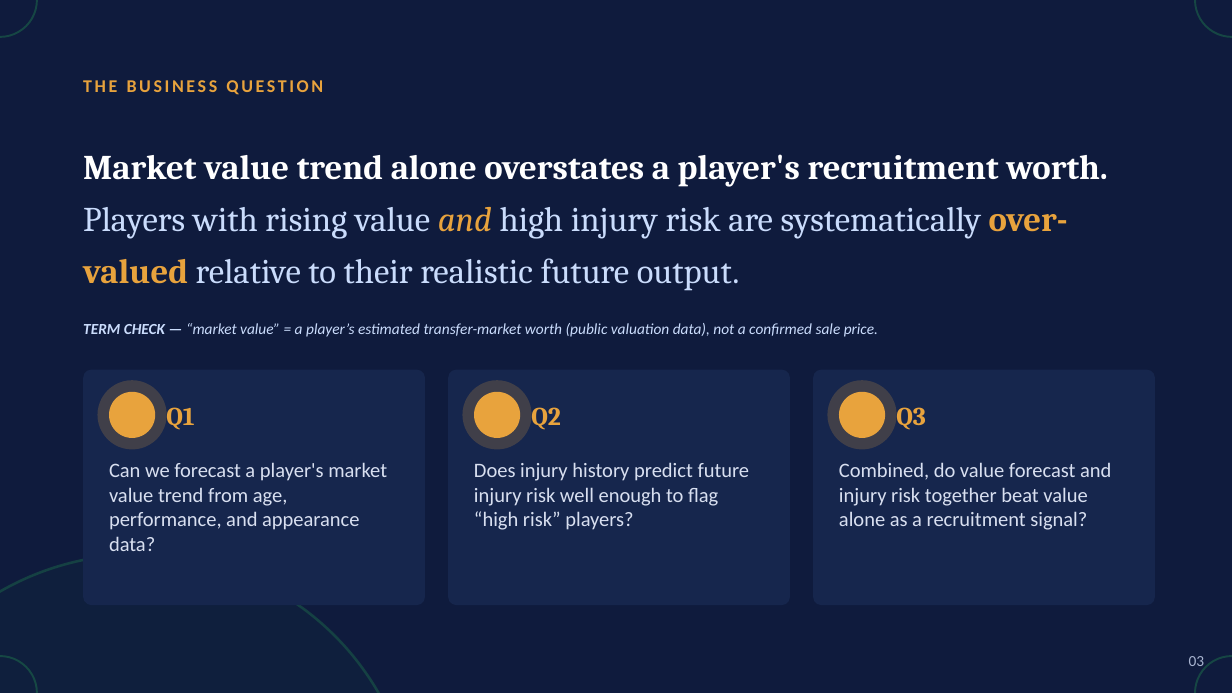
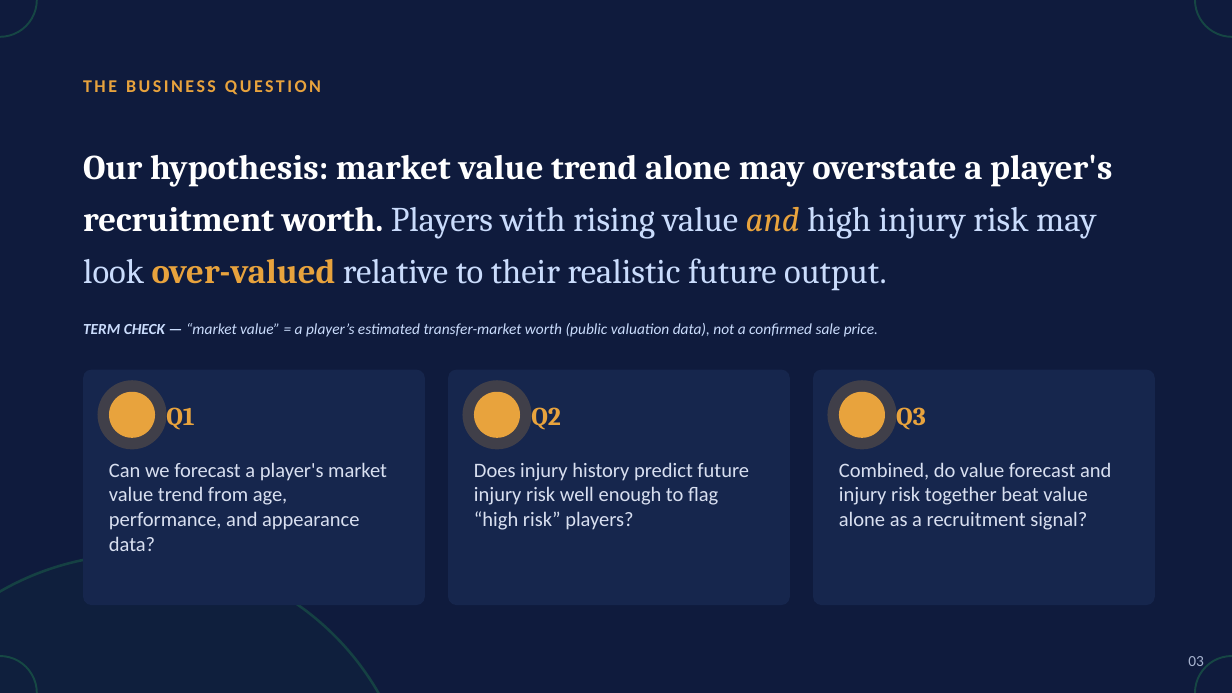
Before and after one commit to Simba90m/capstone_project_worth_the_investment_PL, a slide deck: slide 3 of Worth_the_Investment_Capstone_Skeleton_Final.pptx. Drawn at 1232x693 pixels with LibreOffice and Linux fonts; fonts in the diff are those of the drawing; background and template pictures are left out. Boxes give left, top, right and bottom in pixels: in the first picture for what was removed or moved away, otherwise in the second. Text is boxed around its words. In the diff, an @@ line names an element or a change of style, - is before the commit and + after.

```diff
--- a/Worth_the_Investment_Capstone_Skeleton_Final.pptx
+++ b/Worth_the_Investment_Capstone_Skeleton_Final.pptx
@@ text "THE BUSINESS QUESTION" at [83, 80, 321, 95]: letter spacing 2 to 1.9 pt @@
@@ text at [83, 154, 1112, 291]: text changed; bold on @@
-Market value trend alone overstates a player's recruitment worth. Players with rising value and high injury risk are systematically over-valued relative to their realistic future output.
+Our hypothesis: market value trend alone may overstate a player's recruitment worth. Players with rising value and high injury risk may look over-valued relative to their realistic future output.
```
Also in this commit, not shown: 14 other slides changed, 2 slides added.
